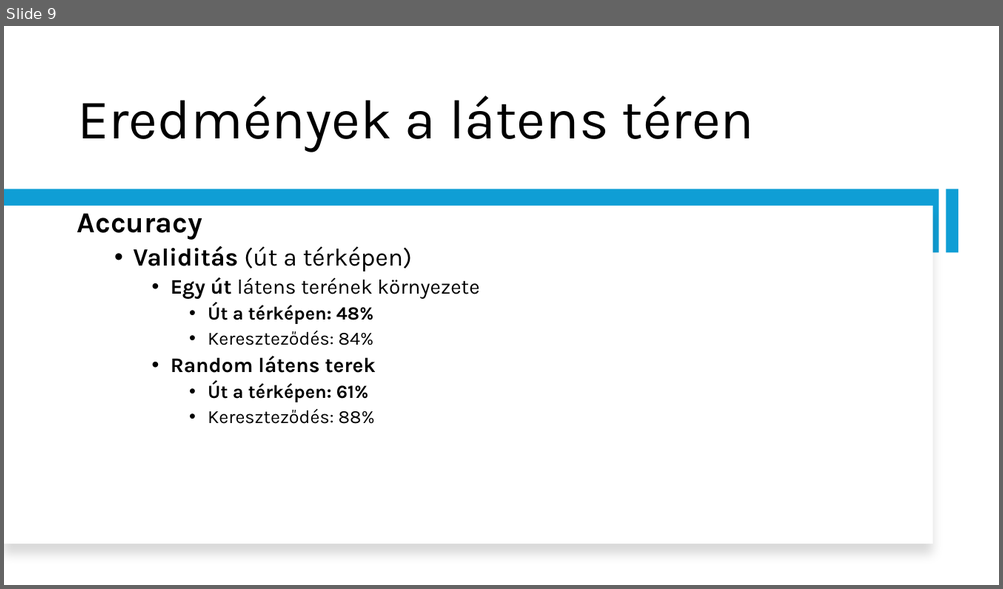
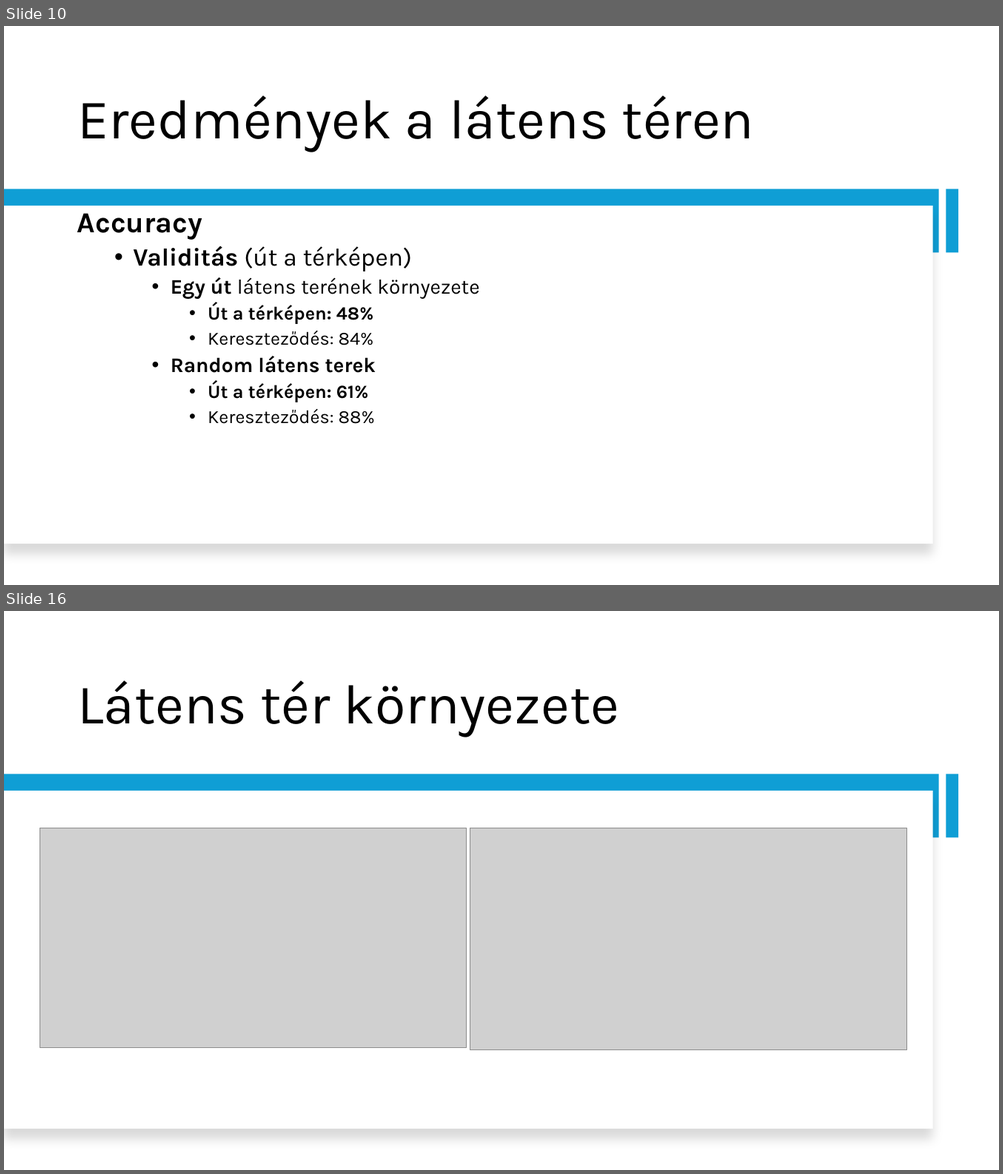
Before and after one commit to Matyiko/Dipterv, a slide deck: Gépjárműkövetés a mesterséges intelligencia módszereivel.pptx. Shown one above the other, each under a label of ours: slide 9 before the commit, slides 10 and 16 after it; the slides between them are not shown. The pictures are 1003x589 and 1003x1174 pixels, drawn with LibreOffice and Linux fonts; fonts in the diff are those of the drawing; grey boxes stand for pictures. Boxes give left, top, right and bottom in pixels: in the first picture for what was removed or moved away, otherwise in the second. Text is boxed around its words. In the diff, an @@ line names an element or a change of style, - is before the commit and + after.

```diff
--- a/Gépjárműkövetés a mesterséges intelligencia módszereivel.pptx
+++ b/Gépjárműkövetés a mesterséges intelligencia módszereivel.pptx
@@ slide 16 added at (4, 611, 999, 1170), background #FFFFFF @@
@@ title added at (77, 681, 619, 737), 54 pt, text #000000 @@
+Látens tér környezete
@@ rectangle added at (4, 775, 939, 838), fill #0F9ED5 @@
@@ rectangle added at (945, 775, 959, 838), fill #0F9ED5 @@
@@ rectangle added at (4, 791, 933, 1130), fill #FFFFFF @@
@@ picture added at (40, 828, 466, 1048) @@
@@ picture added at (469, 828, 906, 1051) @@
@@ what was slide 9 is now slide 10 @@
```
Also in this commit, not shown: 4 slides changed, 12 other slides added, 3 slides removed, 10 other files.
